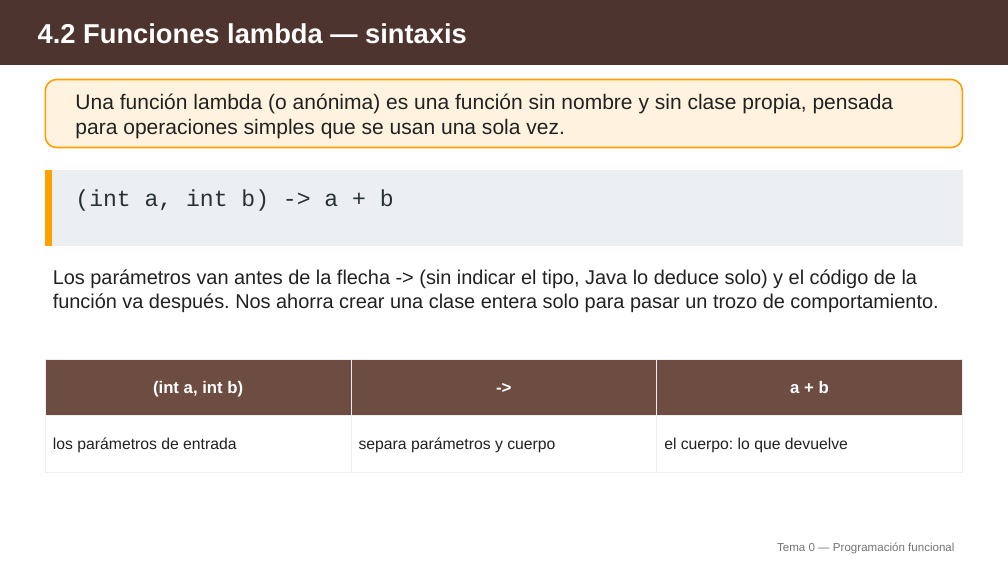
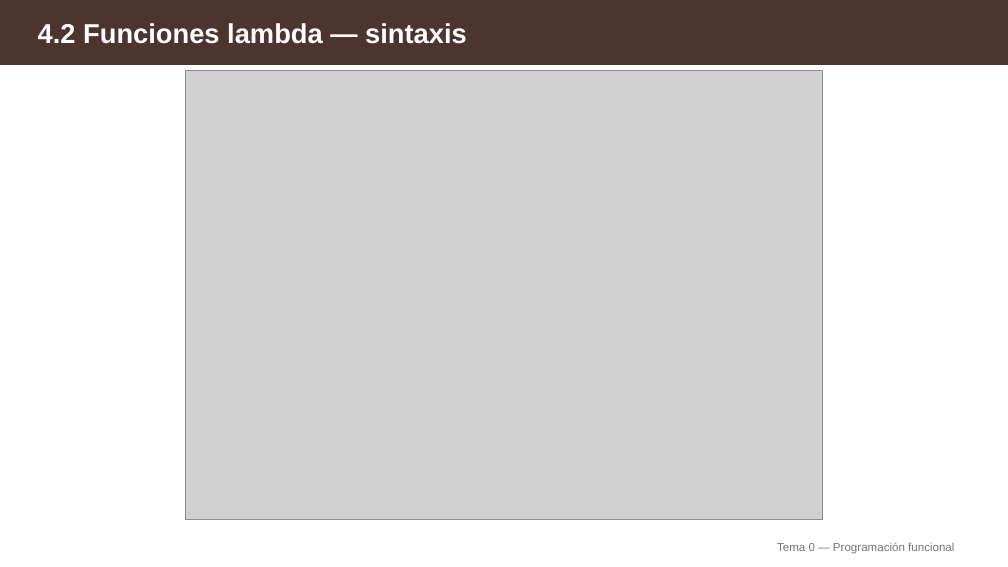
Before and after one commit to aitorventura/programacion-servicios-procesos, a slide deck: slide 4 of docs/tema0/diapositivas/04-programacion-funcional.pptx. Drawn at 1008x567 pixels with LibreOffice and Linux fonts; fonts in the diff are those of the drawing; grey boxes stand for pictures. Boxes give left, top, right and bottom in pixels: in the first picture for what was removed or moved away, otherwise in the second. Text is boxed around its words. In the diff, an @@ line names an element or a change of style, - is before the commit and + after.

```diff
--- a/docs/tema0/diapositivas/04-programacion-funcional.pptx
+++ b/docs/tema0/diapositivas/04-programacion-funcional.pptx
@@ rounded rectangle removed at [45, 79, 963, 147] @@
@@ picture added at [185, 70, 823, 520] @@
@@ text removed at [75, 93, 894, 139] @@
-Una función lambda (o anónima) es una función sin nombre y sin clase propia, pensada para operaciones simples que se usan una sola vez.
@@ rectangle removed at [45, 170, 963, 246] @@
@@ rectangle removed at [45, 170, 51, 246] @@
@@ text removed at [75, 189, 394, 211] @@
-(int a, int b) -> a + b
@@ text removed at [53, 269, 938, 312] @@
-Los parámetros van antes de la flecha -> (sin indicar el tipo, Java lo deduce solo) y el código de la función va después. Nos ahorra crear una clase entera solo para pasar un trozo de comportamiento.
@@ table removed at [45, 359, 962, 473], 2 rows, 3 columns @@
-(int a, int b) | -> | a + b
-los parámetros de entrada | separa parámetros y cuerpo | el cuerpo: lo que devuelve
```
Also in this commit, not shown: 11 other slides changed, 1 other file.
